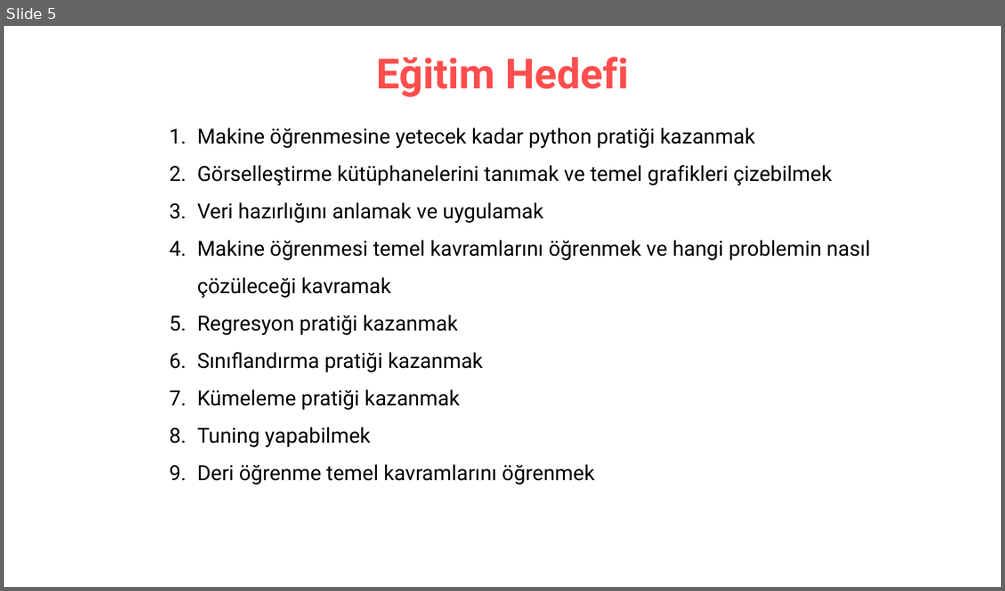
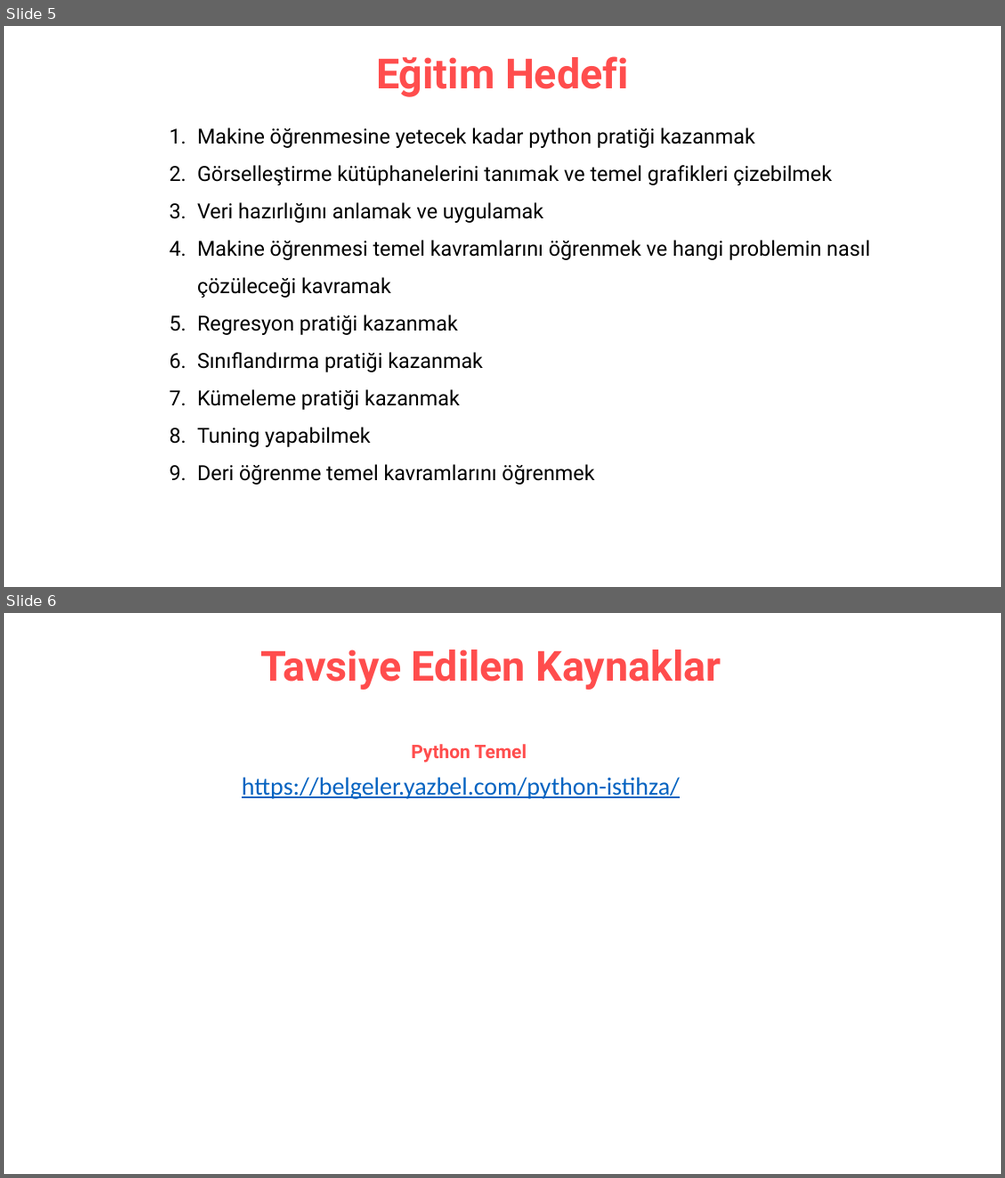
Before and after one commit to erkansirin78/machine-learning-with-python, a slide deck: opening_remarks.pptx. Shown one above the other, each under a label of ours: slide 5 before the commit, slides 5 and 6 after it. The pictures are 1005x591 and 1005x1178 pixels, drawn with LibreOffice and Linux fonts; fonts in the diff are those of the drawing. Boxes give left, top, right and bottom in pixels: in the first picture for what was removed or moved away, otherwise in the second. Text is boxed around its words. In the diff, an @@ line names an element or a change of style, - is before the commit and + after.

```diff
--- a/opening_remarks.pptx
+++ b/opening_remarks.pptx
@@ slide 6 added at <box>4,613,1001,1174</box>, background #FFFFFF @@
@@ title added at <box>260,649,721,690</box>, 40 pt, text #FF4D4D, bold @@
+Tavsiye Edilen Kaynaklar
@@ text added at <box>411,744,526,763</box>, 18 pt, text #FF4D4D, bold @@
+Python Temel
@@ text added at <box>242,777,680,799</box>, 24 pt, text #0563C1, underline @@
+https://belgeler.yazbel.com/python-istihza/
```
Also in this commit, not shown: 2 slides changed, 1 other slide added.
